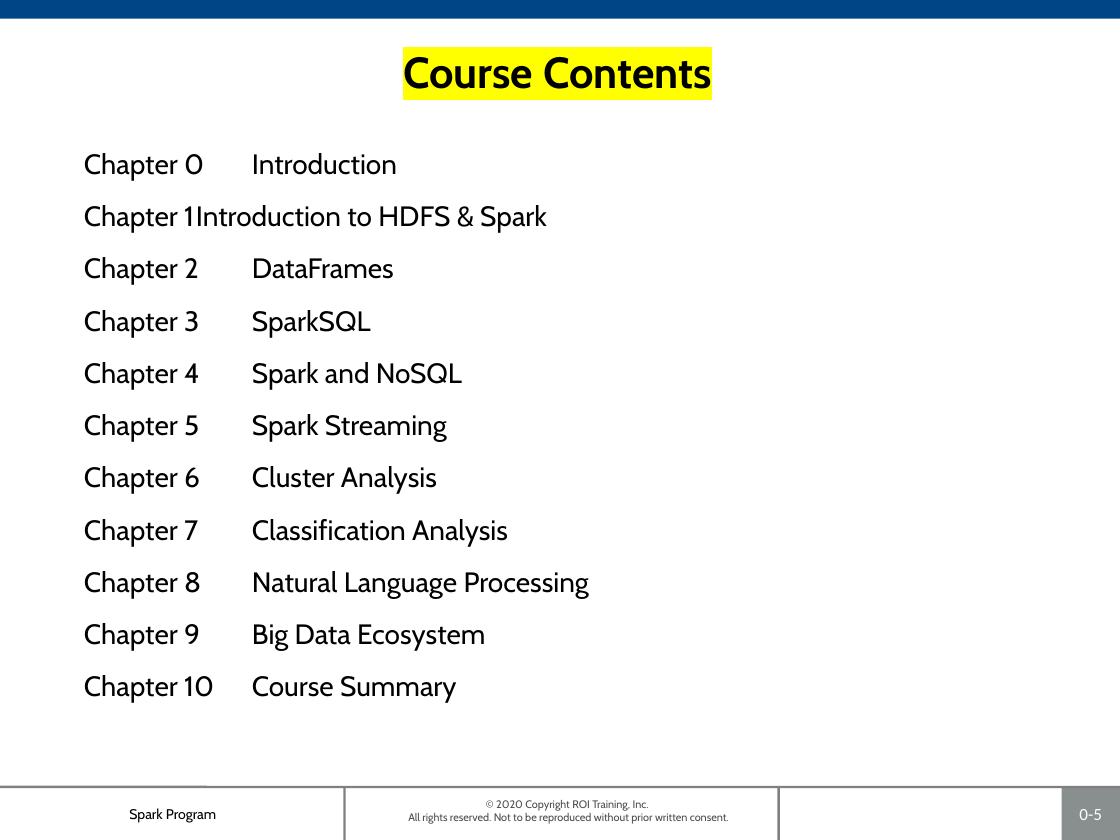
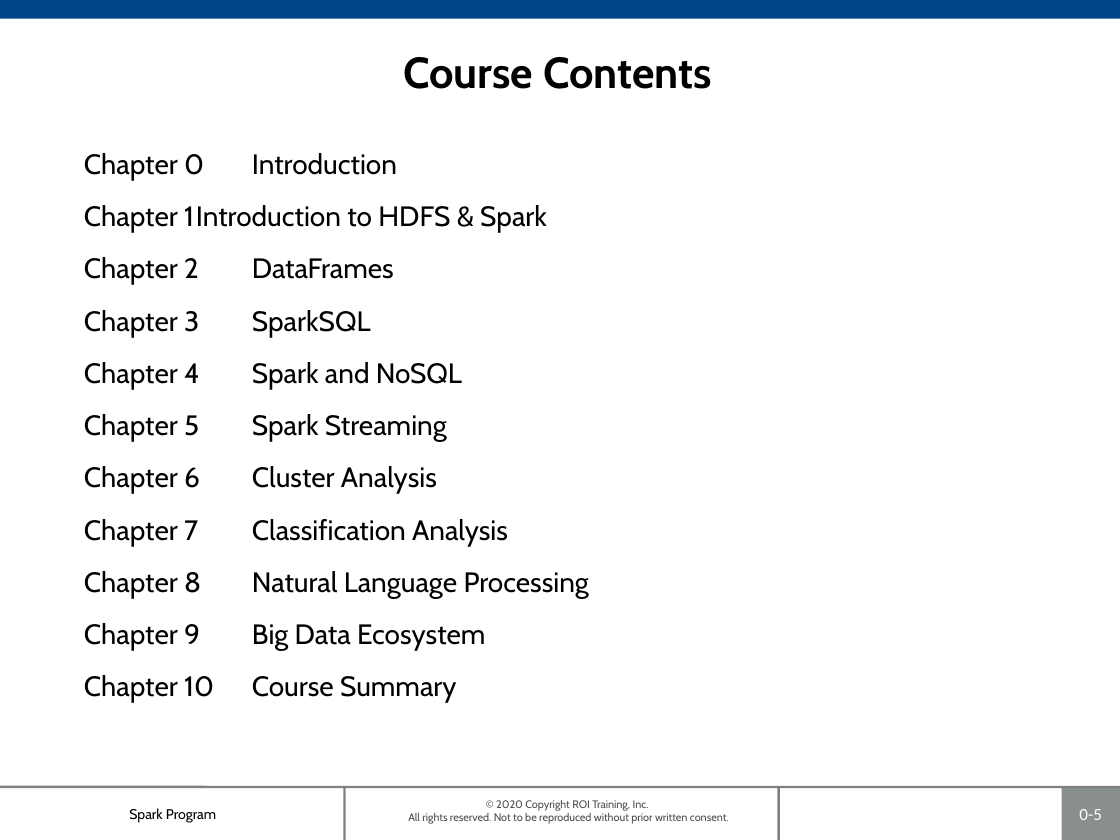
Before and after one commit to roitraining/SparkProgram, a slide deck: slide 5 of Day1-IntroToSpark/Ch00-Introduction.pptx. Drawn at 1120x840 pixels with LibreOffice and Linux fonts; fonts in the diff are those of the drawing; background and template pictures are left out. Boxes give left, top, right and bottom in pixels: in the first picture for what was removed or moved away, otherwise in the second. Text is boxed around its words. In the diff, an @@ line names an element or a change of style, - is before the commit and + after.

```diff
--- a/Day1-IntroToSpark/Ch00-Introduction.pptx
+++ b/Day1-IntroToSpark/Ch00-Introduction.pptx
@@ title "Course Contents" at <box>403,57,712,89</box>: highlight #FFFF00 to none @@
```
Also in this commit, not shown: 1 other slide changed, 1 other file.
